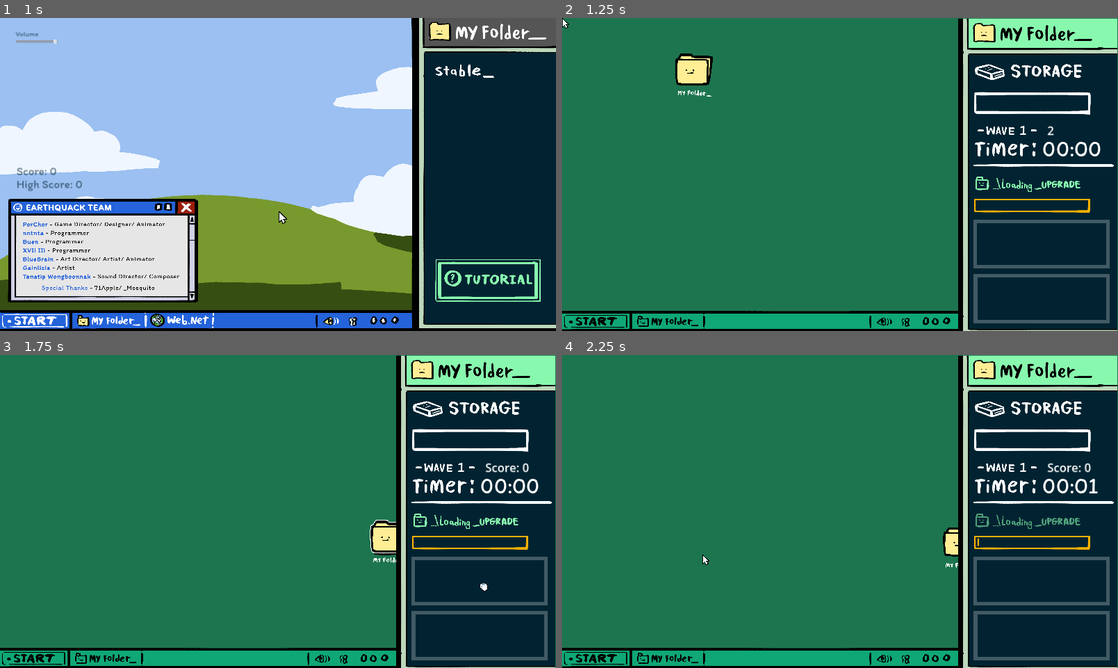
Above: before the commit, frames 1-4 (two rows, left to right).
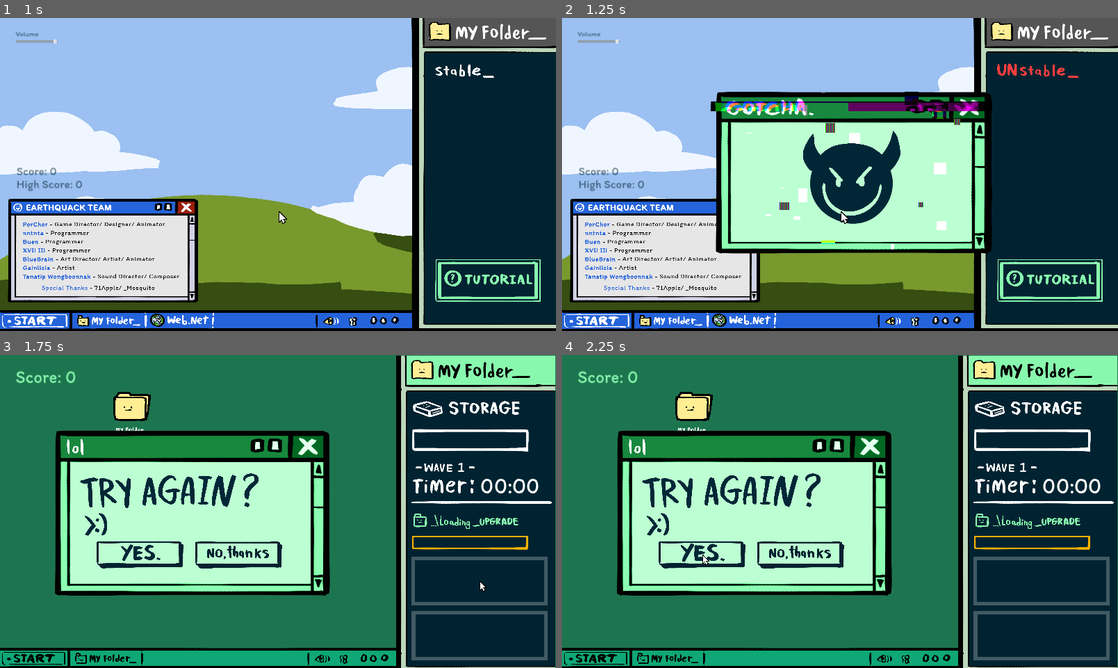
Above: after the commit, the same moments.

Repository: icheft524/Folder-Brawler
Game: Godot game, scene res://menu.tscn
The game is run twice, just before and just after one commit, with the same random seed, the same clock (stepped at 60 frames per second) and the same inputs. The engine's default icon, where the game draws it, is replaced by a stand-in: a white triangle on a blue panel in a dark square.
Inputs (mouse positions are in pixels of both pictures, inside the frame that each line leads up to):
- Up to frame 1 (1 s): click (278, 212) at 0.5 s
- Up to frame 2 (1.25 s): no input
- Up to frame 3 (1.75 s): tap Enter (ui_accept) at 1.25 s; drag from (133, 405) to (478, 580) at 1.27 s
- Up to frame 4 (2.25 s): click (701, 555) at 2.02 s

Frame 1 is identical in both runs. In frame 2, 81% of the frame differs, in the area x 0-100%, y 0-100%; in frame 3, 25%; in frame 4, 25%.

Commit message:
losebutton

Diff:
--- a/folder/folder.tscn
+++ b/folder/folder.tscn
@@ -93,6 +93,46 @@
 "values": [0.0]
 }
 
+[sub_resource type="Animation" id="Animation_7smod"]
+resource_name = "dead"
+length = 0.1
+tracks/0/type = "value"
+tracks/0/imported = false
+tracks/0/enabled = true
+tracks/0/path = NodePath("Sprite2D:texture")
+tracks/0/interp = 1
+tracks/0/loop_wrap = true
+tracks/0/keys = {
+"times": PackedFloat32Array(0),
+"transitions": PackedFloat32Array(1),
+"update": 1,
+"values": [ExtResource("7_i7ymx")]
+}
+tracks/1/type = "value"
+tracks/1/imported = false
+tracks/1/enabled = true
+tracks/1/path = NodePath("face:visible")
+tracks/1/interp = 1
+tracks/1/loop_wrap = true
+tracks/1/keys = {
+"times": PackedFloat32Array(0),
+"transitions": PackedFloat32Array(1),
+"update": 1,
+"values": [false]
+}
+tracks/2/type = "value"
+tracks/2/imported = false
+tracks/2/enabled = true
+tracks/2/path = NodePath("Sprite2D:rotation")
+tracks/2/interp = 1
+tracks/2/loop_wrap = true
+tracks/2/keys = {
+"times": PackedFloat32Array(0, 0.1),
+"transitions": PackedFloat32Array(-2, -2),
+"update": 0,
+"values": [0.0, 0.20944]
+}
+
 [sub_resource type="Animation" id="Animation_viyxo"]
 resource_name = "idle"
 length = 0.5
@@ -132,46 +172,6 @@
 "transitions": PackedFloat32Array(-2, -2, -2, -2),
 "update": 0,
 "values": [Vector2(0.25, 0.275), Vector2(0.25, 0.238), Vector2(0.25, 0.275), Vector2(0.25, 0.275)]
-}
-
-[sub_resource type="Animation" id="Animation_7smod"]
-resource_name = "dead"
-length = 0.1
-tracks/0/type = "value"
-tracks/0/imported = false
-tracks/0/enabled = true
-tracks/0/path = NodePath("Sprite2D:texture")
-tracks/0/interp = 1
-tracks/0/loop_wrap = true
-tracks/0/keys = {
-"times": PackedFloat32Array(0),
-"transitions": PackedFloat32Array(1),
-"update": 1,
-"values": [ExtResource("7_i7ymx")]
-}
-tracks/1/type = "value"
-tracks/1/imported = false
-tracks/1/enabled = true
-tracks/1/path = NodePath("face:visible")
-tracks/1/interp = 1
-tracks/1/loop_wrap = true
-tracks/1/keys = {
-"times": PackedFloat32Array(0),
-"transitions": PackedFloat32Array(1),
-"update": 1,
-"values": [false]
-}
-tracks/2/type = "value"
-tracks/2/imported = false
-tracks/2/enabled = true
-tracks/2/path = NodePath("Sprite2D:rotation")
-tracks/2/interp = 1
-tracks/2/loop_wrap = true
-tracks/2/keys = {
-"times": PackedFloat32Array(0, 0.1),
-"transitions": PackedFloat32Array(-2, -2),
-"update": 0,
-"values": [0.0, 0.20944]
 }
 
 [sub_resource type="AnimationLibrary" id="AnimationLibrary_vfl81"]
--- a/hud.tscn
+++ b/hud.tscn
@@ -10,8 +10,6 @@
 [ext_resource type="Texture2D" uid="uid://bha38weo7kyti" path="res://art/ui/upgradeready.png" id="9_dp33i"]
 [ext_resource type="Texture2D" uid="uid://cf6bij5ienwoi" path="res://art/ui/rightui.png" id="9_dr005"]
 [ext_resource type="Texture2D" uid="uid://bklyq2gfwsb4k" path="res://art/ui/upgradebarfull.png" id="9_s1n14"]
-[ext_resource type="Texture2D" uid="uid://b0jip4121vgqx" path="res://art/progressbar.png" id="11_xout1"]
-[ext_resource type="Texture2D" uid="uid://d5vm0t7puy67" path="res://art/progressbarin.png" id="12_x7jtg"]
 
 [sub_resource type="Animation" id="Animation_lqmk0"]
 length = 0.001
@@ -200,12 +198,14 @@
 
 [node name="score" type="Label" parent="."]
 layout_mode = 0
-offset_left = 1675.88
-offset_top = 358.77
-offset_right = 1789.88
-offset_bottom = 416.77
-theme_override_font_sizes/font_size = 40
-text = "2"
+offset_left = 54.0
+offset_top = 39.0
+offset_right = 228.0
+offset_bottom = 114.0
+theme_override_colors/font_color = Color(0.533333, 0.972549, 0.682353, 1)
+theme_override_fonts/font = ExtResource("4_k1ifu")
+theme_override_font_sizes/font_size = 60
+text = "Score: "
 
 [node name="highscore" type="Label" parent="."]
 visible = false
@@ -218,12 +218,23 @@
 [node name="bosshp" type="TextureProgressBar" parent="."]
 unique_name_in_owner = true
 visible = false
-layout_mode = 0
-offset_left = 1415.0
-offset_top = 606.0
-offset_right = 1900.0
-offset_bottom = 686.0
+self_modulate = Color(1, 0, 1, 1)
+layout_mode = 0
+offset_left = 1422.0
+offset_top = 615.0
+offset_right = 1907.0
+offset_bottom = 695.0
 max_value = 30.0
 value = 30.0
-texture_over = ExtResource("11_xout1")
-texture_progress = ExtResource("12_x7jtg")
+texture_over = ExtResource("8_aef0s")
+texture_progress = ExtResource("9_s1n14")
+
+[node name="Label" type="Label" parent="bosshp"]
+layout_mode = 0
+offset_top = -73.0
+offset_right = 220.0
+offset_bottom = -9.0
+theme_override_colors/font_color = Color(1, 0, 0, 1)
+theme_override_fonts/font = ExtResource("4_k1ifu")
+theme_override_font_sizes/font_size = 50
+text = "Virus Lord"
--- /dev/null
+++ b/lost.tscn
@@ -0,0 +1,45 @@
+[gd_scene load_steps=6 format=3 uid="uid://b7nae3c0wuktd"]
+
+[ext_resource type="Texture2D" uid="uid://b7eip0g1qq2xo" path="res://art/menu/tryagain.png" id="1_cg341"]
+[ext_resource type="Texture2D" uid="uid://bsxo0kwow57bv" path="res://art/menu/yesbutton.png" id="2_86ik6"]
+[ext_resource type="Texture2D" uid="uid://bf77trvsxu37" path="res://art/menu/yesbuttonhover.png" id="3_j2vy8"]
+[ext_resource type="Texture2D" uid="uid://dosj7ep15i0ky" path="res://art/menu/nobutton.png" id="4_nvech"]
+[ext_resource type="Texture2D" uid="uid://et3uye7r0umj" path="res://art/menu/nobuttonhover.png" id="5_3oqve"]
+
+[node name="lose" type="Control"]
+z_index = 10
+layout_mode = 3
+anchors_preset = 0
+offset_right = 40.0
+offset_bottom = 40.0
+
+[node name="window" type="TextureRect" parent="."]
+layout_mode = 1
+anchors_preset = -1
+anchor_right = 0.5
+anchor_bottom = 0.5
+offset_top = -26.0
+offset_right = 960.0
+offset_bottom = 566.0
+grow_horizontal = 2
+grow_vertical = 2
+scale = Vector2(0.5, 0.5)
+texture = ExtResource("1_cg341")
+
+[node name="yes" type="TextureButton" parent="window"]
+layout_mode = 0
+offset_left = 272.0
+offset_top = 772.0
+offset_right = 927.0
+offset_bottom = 974.0
+texture_normal = ExtResource("2_86ik6")
+texture_hover = ExtResource("3_j2vy8")
+
+[node name="no" type="TextureButton" parent="window"]
+layout_mode = 0
+offset_left = 953.0
+offset_top = 773.0
+offset_right = 1608.0
+offset_bottom = 975.0
+texture_normal = ExtResource("4_nvech")
+texture_hover = ExtResource("5_3oqve")
--- a/main.tscn
+++ b/main.tscn
@@ -16,6 +16,7 @@
 [ext_resource type="PackedScene" uid="uid://bovydyeqng22q" path="res://popup.tscn" id="14_2t6tj"]
 [ext_resource type="Texture2D" uid="uid://ym6v12f8vcmu" path="res://art/ui/Monitor.png" id="15_waif3"]
 [ext_resource type="PackedScene" uid="uid://bd18lqdsm4ns1" path="res://fade.tscn" id="16_nwa8d"]
+[ext_resource type="PackedScene" uid="uid://b7nae3c0wuktd" path="res://lost.tscn" id="17_nqa1l"]
 
 [sub_resource type="Resource" id="Resource_dmm1q"]
 script = ExtResource("4_ojwon")
@@ -171,6 +172,12 @@
 enemy_spawn_delay = 1
 
 [node name="main" type="Node2D"]
+
+[node name="lose" parent="." instance=ExtResource("17_nqa1l")]
+offset_left = 184.0
+offset_top = 279.0
+offset_right = 2104.0
+offset_bottom = 1411.0
 
 [node name="upgrade" parent="." instance=ExtResource("9_avn3k")]
 visible = false
--- a/menu.gd
+++ b/menu.gd
@@ -45,7 +45,7 @@
 func _on_button_pressed():
 	$gamestart.play("start")
 	sound.playerhitbig()
-	await get_tree().create_timer(0.7,false).timeout
+	await get_tree().create_timer(1,false).timeout
 	sound.play_gametheme()
 	get_tree().change_scene_to_file("res://main.tscn")
 
--- a/menu.tscn
+++ b/menu.tscn
@@ -14,6 +14,7 @@
 [ext_resource type="Texture2D" uid="uid://bf20bvp5rvt8u" path="res://art/howtoplay/howtoplay.png" id="7_26d0h"]
 [ext_resource type="Texture2D" uid="uid://sdnlald67hqu" path="res://art/menu/clickhere.png" id="7_w3xi0"]
 [ext_resource type="Texture2D" uid="uid://odd2brrd8eiy" path="res://art/menu/itsafe.png" id="8_hyhgl"]
+[ext_resource type="Texture2D" uid="uid://djee5q703p7jp" path="res://art/download3.png" id="8_vd2qu"]
 [ext_resource type="Texture2D" uid="uid://qghm72kpdoc2" path="res://art/enemy/enemy_strongA.png" id="9_6loha"]
 [ext_resource type="Texture2D" uid="uid://bgi5hikvbvayv" path="res://art/enemy/enemy_stronghit.png" id="10_a81dn"]
 [ext_resource type="Texture2D" uid="uid://crmvwdulqu6f1" path="res://art/closebutton.png" id="10_ty4tk"]
@@ -30,7 +31,9 @@
 [ext_resource type="Texture2D" uid="uid://cp1pd18k2gn8w" path="res://art/menu/bigglitch1.png" id="25_yc6or"]
 [ext_resource type="Texture2D" uid="uid://b3ni11lxwjvhl" path="res://art/menu/bigglitch2.png" id="26_ix152"]
 [ext_resource type="Texture2D" uid="uid://dxoajnyl8r31y" path="res://art/menu/logo2.png" id="27_22de1"]
+[ext_resource type="Texture2D" uid="uid://b4vkxwy82ycx6" path="res://art/menu/viruswindow2.png" id="27_stxdx"]
 [ext_resource type="Texture2D" uid="uid://cagnqn542ao8f" path="res://art/iconevil.png" id="29_4j8k5"]
+[ext_resource type="Texture2D" uid="uid://rpfwdrbsl147" path="res://art/menu/viruswindow4.png" id="29_mvun3"]
 [ext_resource type="Texture2D" uid="uid://c4gdo1xw2vlp4" path="res://art/iconglitch.png" id="30_rbfvb"]
 
 [sub_resource type="Animation" id="Animation_26lud"]
@@ -74,62 +77,62 @@
 tracks/3/type = "value"
 tracks/3/imported = false
 tracks/3/enabled = true
-tracks/3/path = NodePath("bg:self_modulate")
+tracks/3/path = NodePath("window:scale")
 tracks/3/interp = 1
 tracks/3/loop_wrap = true
 tracks/3/keys = {
 "times": PackedFloat32Array(0),
 "transitions": PackedFloat32Array(1),
 "update": 0,
-"values": [Color(1, 1, 1, 1)]
+"values": [Vector2(0.5, 0.5)]
 }
 tracks/4/type = "value"
 tracks/4/imported = false
 tracks/4/enabled = true
-tracks/4/path = NodePath("window:scale")
+tracks/4/path = NodePath("window:visible")
 tracks/4/interp = 1
 tracks/4/loop_wrap = true
 tracks/4/keys = {
 "times": PackedFloat32Array(0),
 "transitions": PackedFloat32Array(1),
-"update": 0,
-"values": [Vector2(0.5, 0.5)]
+"update": 1,
+"values": [true]
 }
 tracks/5/type = "value"
 tracks/5/imported = false
 tracks/5/enabled = true
-tracks/5/path = NodePath("window:visible")
+tracks/5/path = NodePath("viruswindow:visible")
 tracks/5/interp = 1
 tracks/5/loop_wrap = true
 tracks/5/keys = {
 "times": PackedFloat32Array(0),
 "transitions": PackedFloat32Array(1),
 "update": 1,
-"values": [true]
+"values": [false]
 }
 tracks/6/type = "value"
 tracks/6/imported = false
 tracks/6/enabled = true
-tracks/6/path = NodePath("viruswindow:visible")
+tracks/6/path = NodePath("window:position")
 tracks/6/interp = 1
 tracks/6/loop_wrap = true
 tracks/6/keys = {
 "times": PackedFloat32Array(0),
 "transitions": PackedFloat32Array(1),
-"update": 1,
-"values": [false]
+"update": 0,
+"values": [Vector2(982, 539)]
 }
 tracks/7/type = "value"
 tracks/7/imported = false
 tracks/7/enabled = true
-tracks/7/path = NodePath("window:position")
+tracks/7/path = NodePath("viruswindow:texture")
 tracks/7/interp = 1
 tracks/7/loop_wrap = true
 tracks/7/keys = {
 "times": PackedFloat32Array(0),
 "transitions": PackedFloat32Array(1),
-"update": 0,
-"values": [Vector2(982, 539)]
+"update": 1,
+"values": [ExtResource("12_a8fae")]
 }
 
 [sub_resource type="Animation" id="Animation_h4gg3"]
@@ -173,62 +176,62 @@
 tracks/3/type = "value"
 tracks/3/imported = false
 tracks/3/enabled = true
-tracks/3/path = NodePath("bg:self_modulate")
+tracks/3/path = NodePath("window:scale")
 tracks/3/interp = 1
 tracks/3/loop_wrap = true
 tracks/3/keys = {
-"times": PackedFloat32Array(0.6, 0.7),
-"transitions": PackedFloat32Array(1, 1),
-"update": 1,
-"values": [Color(1, 1, 1, 1), Color(1, 1, 1, 0.803922)]
+"times": PackedFloat32Array(0, 0.1, 0.2),
+"transitions": PackedFloat32Array(1, 1, 1),
+"update": 0,
+"values": [Vector2(0.5, 0.5), Vector2(0.5, 0.55), Vector2(0.1, 0.001)]
 }
 tracks/4/type = "value"
 tracks/4/imported = false
 tracks/4/enabled = true
-tracks/4/path = NodePath("window:scale")
+tracks/4/path = NodePath("window:visible")
 tracks/4/interp = 1
 tracks/4/loop_wrap = true
 tracks/4/keys = {
-"times": PackedFloat32Array(0, 0.1, 0.2),
-"transitions": PackedFloat32Array(1, 1, 1),
-"update": 0,
-"values": [Vector2(0.5, 0.5), Vector2(0.5, 0.55), Vector2(0.1, 0.001)]
+"times": PackedFloat32Array(0, 0.3),
+"transitions": PackedFloat32Array(1, 1),
+"update": 1,
+"values": [true, false]
 }
 tracks/5/type = "value"
 tracks/5/imported = false
 tracks/5/enabled = true
-tracks/5/path = NodePath("window:visible")
+tracks/5/path = NodePath("viruswindow:visible")
 tracks/5/interp = 1
 tracks/5/loop_wrap = true
 tracks/5/keys = {
-"times": PackedFloat32Array(0, 0.3),
+"times": PackedFloat32Array(0, 0.5),
 "transitions": PackedFloat32Array(1, 1),
 "update": 1,
-"values": [true, false]
+"values": [false, true]
 }
 tracks/6/type = "value"
 tracks/6/imported = false
 tracks/6/enabled = true
-tracks/6/path = NodePath("viruswindow:visible")
+tracks/6/path = NodePath("window:position")
 tracks/6/interp = 1
 tracks/6/loop_wrap = true
 tracks/6/keys = {
-"times": PackedFloat32Array(0, 0.5),
-"transitions": PackedFloat32Array(1, 1),
-"update": 1,
-"values": [false, true]
+"times": PackedFloat32Array(0.1, 0.2),
+"transitions": PackedFloat32Array(-2, -2),
+"update": 0,
+"values": [Vector2(982, 539), Vector2(625, 1000)]
 }
 tracks/7/type = "value"
 tracks/7/imported = false
 tracks/7/enabled = true
-tracks/7/path = NodePath("window:position")
+tracks/7/path = NodePath("viruswindow:texture")
 tracks/7/interp = 1
 tracks/7/loop_wrap = true
 tracks/7/keys = {
-"times": PackedFloat32Array(0.1, 0.2),
-"transitions": PackedFloat32Array(-2, -2),
-"update": 0,
-"values": [Vector2(982, 539), Vector2(625, 1000)]
+"times": PackedFloat32Array(0, 0.7, 0.8, 0.9),
+"transitions": PackedFloat32Array(1, 1, 1, 1),
+"update": 1,
+"values": [ExtResource("12_a8fae"), ExtResource("27_stxdx"), ExtResource("29_mvun3"), ExtResource("12_a8fae")]
 }
 
 [sub_resource type="AnimationLibrary" id="AnimationLibrary_ye0t2"]
@@ -465,7 +468,7 @@
 scale = Vector2(0.7, 0.7)
 action_mode = 0
 texture_normal = ExtResource("2_5yrhh")
-texture_hover = ExtResource("5_y5xcd")
+texture_hover = ExtResource("8_vd2qu")
 
 [node name="logo" type="Sprite2D" parent="window"]
 position = Vector2(9, -262.2)
--- a/sound.tscn
+++ b/sound.tscn
@@ -67,12 +67,12 @@
 
 [node name="menumusic" type="AudioStreamPlayer" parent="."]
 stream = ExtResource("2_sa6y7")
-volume_db = -5.0
+volume_db = -10.0
 bus = &"music"
 
 [node name="gametheme" type="AudioStreamPlayer" parent="."]
 stream = ExtResource("2_5m3is")
-volume_db = -5.0
+volume_db = -10.0
 bus = &"music"
 
 [node name="click" type="AudioStreamPlayer" parent="."]
@@ -148,5 +148,5 @@
 
 [node name="wintheme" type="AudioStreamPlayer2D" parent="."]
 stream = ExtResource("26_spe6f")
-volume_db = -5.0
+volume_db = -10.0
 bus = &"sfx"
Binary file added: art/download3.png
Not shown, added: art/download3.png.import
Binary file added: art/menu/nobutton.png
Not shown, added: art/menu/nobutton.png.import
Binary file added: art/menu/nobuttonhover.png
Not shown, added: art/menu/nobuttonhover.png.import
Binary file added: art/menu/tryagain.png
Not shown, added: art/menu/tryagain.png.import
Binary file added: art/menu/viruswindow2.png
Not shown, added: art/menu/viruswindow2.png.import
Binary file added: art/menu/viruswindow3.png
Not shown, added: art/menu/viruswindow3.png.import
(and 13 more such lines)
